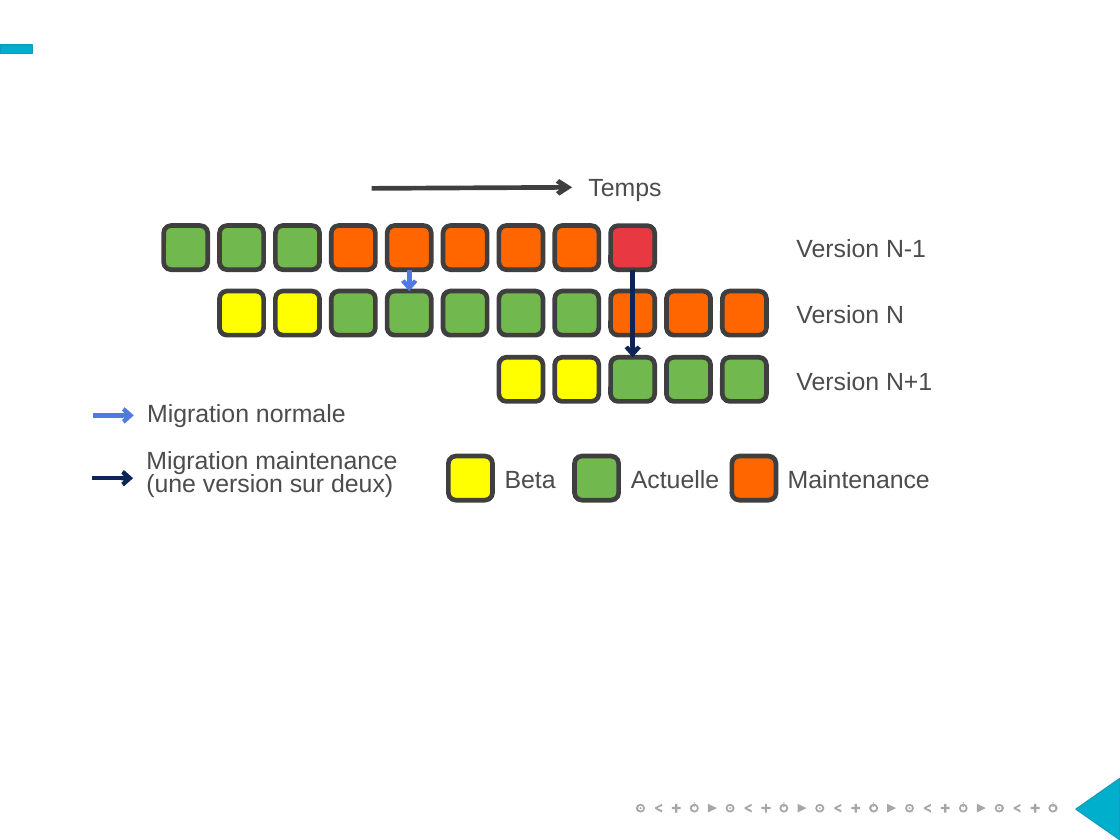
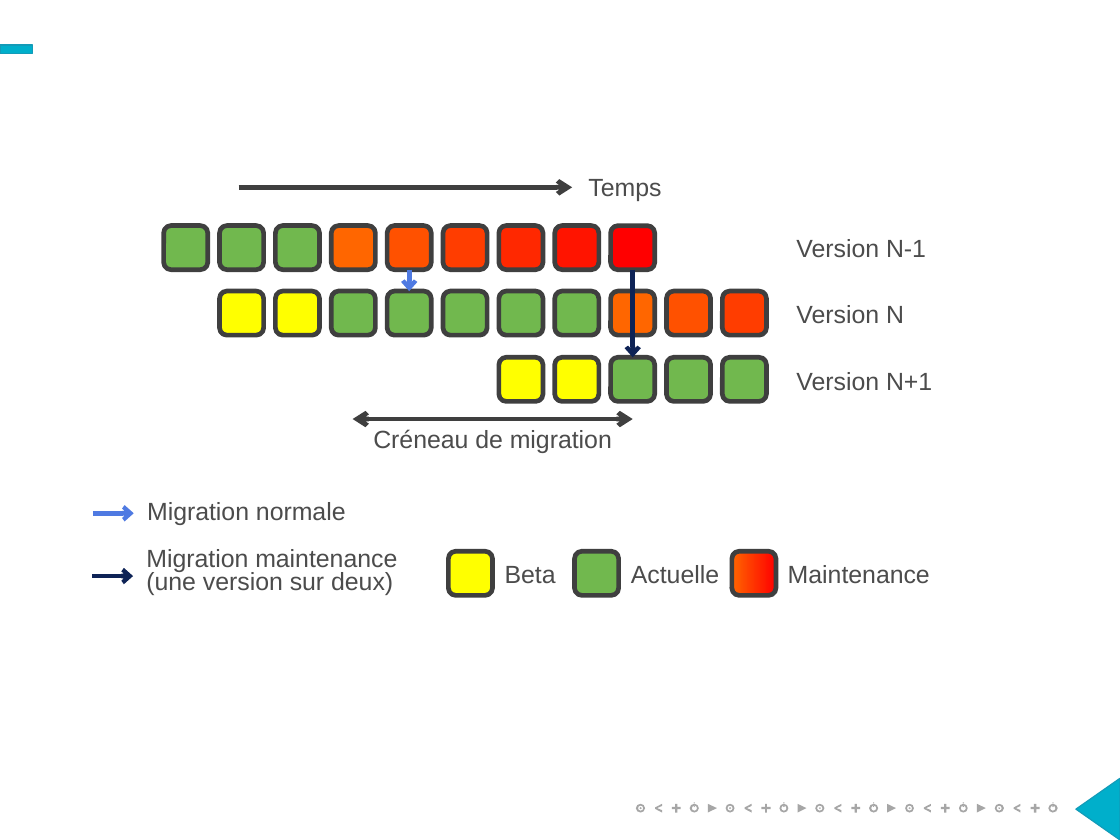
Before and after one commit to archiloque/blog, a slide deck: slide 1 of wip/service_versionning/illus.pptx. Drawn at 1120x840 pixels with LibreOffice and Linux fonts; fonts in the diff are those of the drawing; background and template pictures are left out. Boxes give left, top, right and bottom in pixels: in the first picture for what was removed or moved away, otherwise in the second. Text is boxed around its words. In the diff, an @@ line names an element or a change of style, - is before the commit and + after.

```diff
--- a/wip/service_versionning/illus.pptx
+++ b/wip/service_versionning/illus.pptx
@@ arrow moved from (372, 188) - (572, 187) to (239, 187) - (572, 187) @@
@@ rounded rectangle at box(388, 225, 431, 269): fill #FF6600 to #FF5100 @@
@@ rounded rectangle at box(444, 225, 487, 269): fill #FF6600 to #FF3D00 @@
@@ rounded rectangle at box(498, 225, 542, 269): fill #FF6600 to #FF2800 @@
@@ rounded rectangle at box(554, 225, 598, 269): fill #FF6600 to #FF1400 @@
@@ rounded rectangle at box(610, 226, 654, 270): fill #E83943 to #FF0000 @@
@@ rounded rectangle at box(666, 291, 710, 335): fill #FF6600 to #FF5100 @@
@@ rounded rectangle at box(722, 291, 766, 335): fill #FF6600 to #FF3D00 @@
@@ double arrow added from (353, 419) to (633, 419), #3F3F3F 3 pt @@
@@ text added at box(373, 429, 612, 453), 16 pt, text #4C4C4C @@
+Créneau de migration
@@ text "Actuelle": place and size @@
-text "Actuelle" at box(631, 470, 719, 489)
+text "Actuelle" at box(631, 565, 719, 584)
@@ 4 texts, 3 rounded rectangles, 1 arrow: place and size @@
-4 texts, 3 rounded rectangles, 1 arrow at box(93, 404, 930, 500)
+4 texts, 3 rounded rectangles, 1 arrow at box(93, 502, 930, 595)
@@ rounded rectangle at box(732, 551, 776, 595): fill #FF6600 to gradient #FF6600 to #FF0000 @@
@@ arrow moved from (92, 478) - (133, 478) to (92, 576) - (133, 576) @@
```
Also in this commit, not shown: 2 other files.
